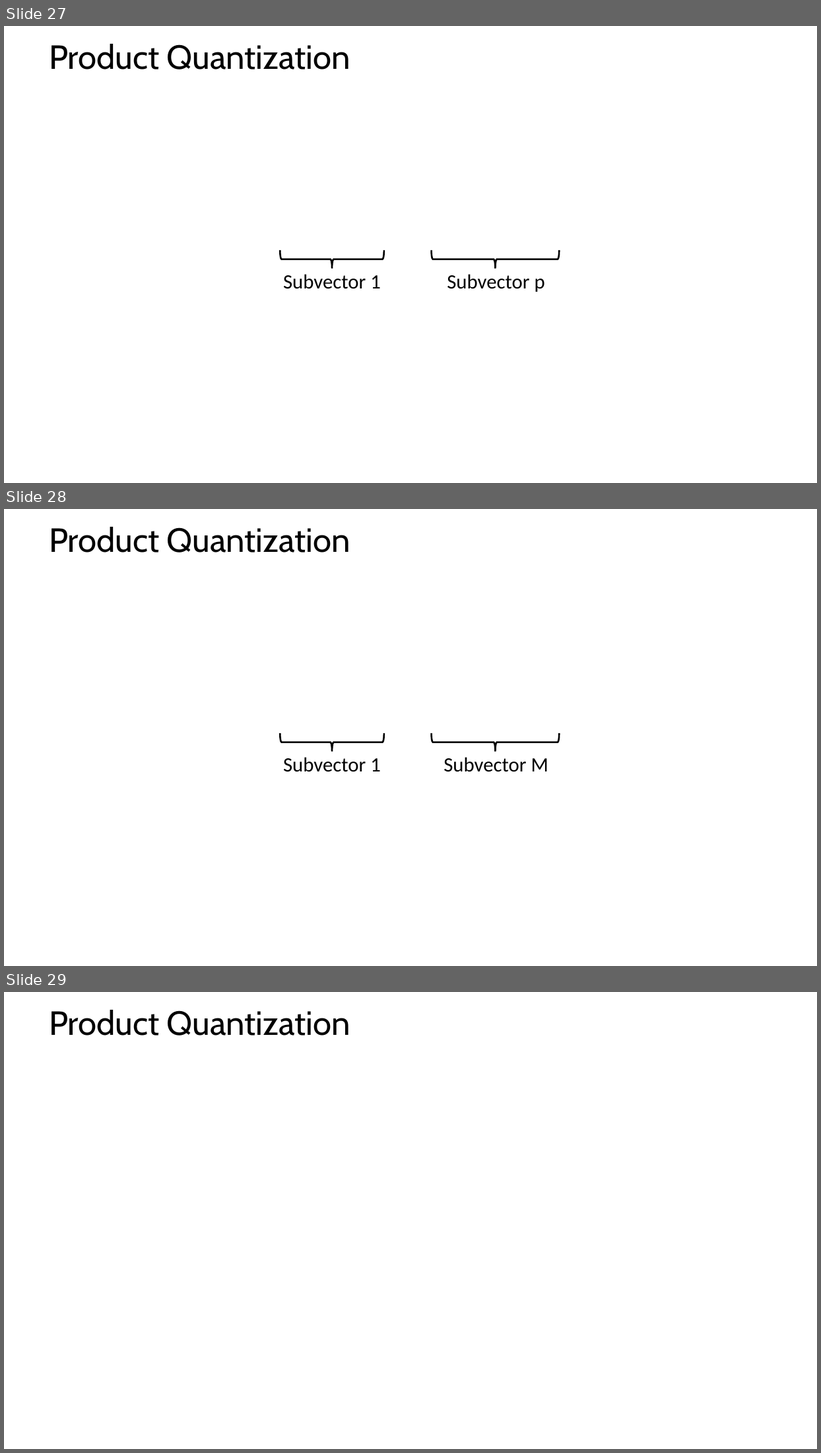
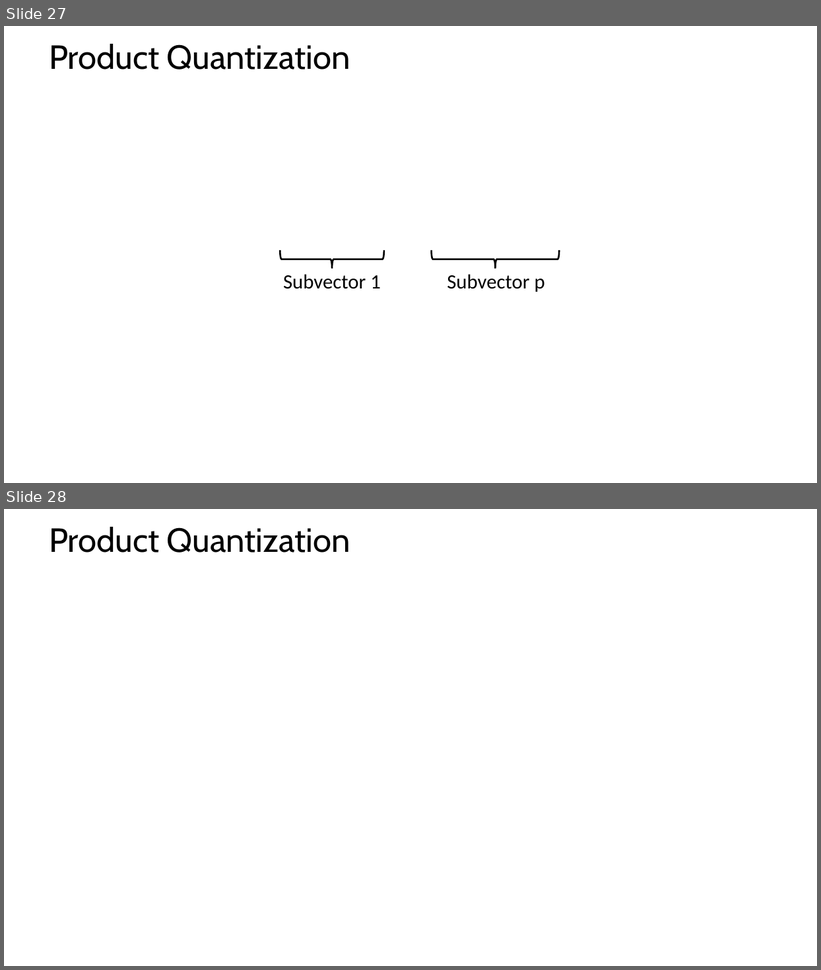
Before and after one commit to tenevian/Harvard-SSP-Data-Mining, a slide deck: slides/5_EfficientSimilaritySearch.pptx. Shown one above the other, each under a label of ours: slides 27, 28 and 29 before the commit, slides 27 and 28 after it. The pictures are 821x1453 and 821x970 pixels, drawn with LibreOffice and Linux fonts; fonts in the diff are those of the drawing; grey boxes stand for pictures. Boxes give left, top, right and bottom in pixels: in the first picture for what was removed or moved away, otherwise in the second. Text is boxed around its words. In the diff, an @@ line names an element or a change of style, - is before the commit and + after.

```diff
--- a/slides/5_EfficientSimilaritySearch.pptx
+++ b/slides/5_EfficientSimilaritySearch.pptx
@@ slide 28 removed at box(4, 509, 817, 966), background #FFFFFF @@
@@ title removed at box(49, 527, 350, 553) @@
-Product Quantization
@@ right brace removed at box(280, 734, 384, 752) @@
@@ right brace removed at box(432, 733, 560, 752) @@
@@ text removed at box(283, 757, 381, 772) @@
-Subvector 1
@@ text removed at box(444, 757, 548, 772) @@
-Subvector M
@@ what was slide 29 is now slide 28 @@
```
Also in this commit, not shown: 1 slide changed, 1 slide added.
